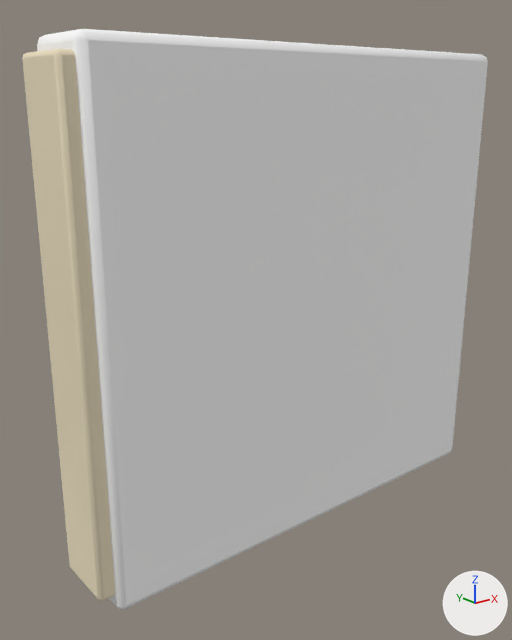
What one commit did to the Blender file assets/models/source/furniture/crate_book.blend.
Before and after are seen from a camera (50 mm lens) standing at (-0.1463, -0.162, 0.1354) and looking at (-0.0122, 0.0057, 0.0683). Lighting does not change. The marker at lower right points along +X, +Y and +Z. The older version comes first.

Names of what the first picture shows: 'Buchdeckel', 'Buchseiten'.
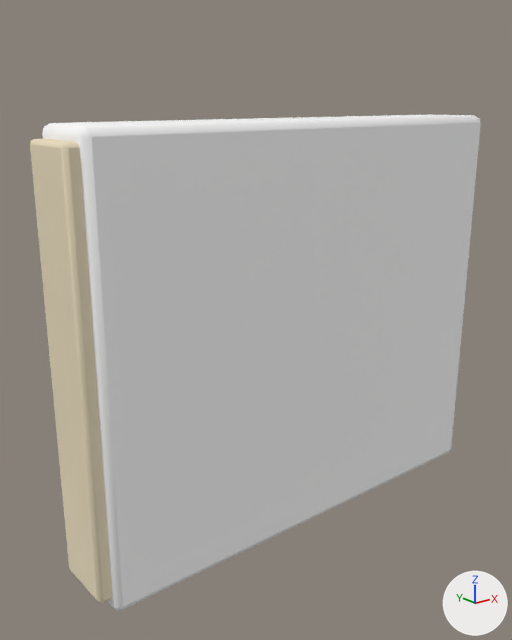
Pixel boxes (x1, y1, x2, y2) of what changed, in the pictures (512 x 640 px):
```json
{"object": "Buchdeckel", "change": "moved, rescaled", "before": [37, 29, 488, 610], "after": [42, 115, 481, 611], "on screen": "15% shorter"}
{"object": "Buchseiten", "change": "reshaped", "before": [22, 49, 115, 601], "after": [30, 138, 112, 603]}
```

The change, as JSON lines over the scene's bpy script:
```json
{"block": "me_buchdeckel", "where": "# used by ob_buchdeckel; location = (0.0, 0.0, 0.0)"}
{"op": "remove", "block": "me_buchdeckel", "code": "me_buchdeckel.from_pydata(...)  # 8 vertices, 6 faces; spans x -0.075..0.075, y -0.012..0.012, z -0.001..0.15"}
{"op": "add", "block": "me_buchdeckel", "code": "me_buchdeckel.from_pydata(...)  # 8 vertices, 6 faces; spans x -0.075..0.075, y -0.012..0.012, z 0.0..0.13"}
{"block": "me_buchdeckel", "change": "me_buchdeckel part 1: the whole mesh is scaled about the mesh origin by (1, 0.998, 0.866)"}
{"block": "me_buchseiten", "where": "# used by ob_buchseiten; location = (0.0, 0.0, 0.0)"}
{"op": "remove", "block": "me_buchseiten", "code": "me_buchseiten.from_pydata(...)  # 8 vertices, 6 faces; spans x -0.0791..0.0636, y -0.0103..0.0101, z 0.0043..0.1454"}
{"op": "add", "block": "me_buchseiten", "code": "me_buchseiten.from_pydata(...)  # 8 vertices, 6 faces; spans x -0.0792..0.0636, y -0.0101..0.0102, z 0.0038..0.1261"}
{"block": "me_buchseiten", "change": "me_buchseiten part 2"}
{"op": "set", "path": "me_buchseiten.vertices[0].co", "old": "(0.0636, -0.0101, 0.0043)", "new": "(0.0636, -0.01, 0.0039)"}
{"op": "set", "path": "me_buchseiten.vertices[1].co", "old": "(-0.0789, -0.0101, 0.0044)", "new": "(-0.0791, -0.01, 0.0038)"}
{"op": "set", "path": "me_buchseiten.vertices[2].co", "old": "(-0.0791, -0.0103, 0.1454)", "new": "(-0.0792, -0.0101, 0.126)"}
{"op": "set", "path": "me_buchseiten.vertices[3].co", "old": "(0.0634, -0.0102, 0.1454)", "new": "(0.0635, -0.01, 0.1261)"}
{"op": "set", "path": "me_buchseiten.vertices[4].co", "old": "(0.0636, 0.0101, 0.0043)", "new": "(0.0636, 0.0102, 0.0039)"}
{"op": "set", "path": "me_buchseiten.vertices[5].co", "old": "(0.0634, 0.0099, 0.1454)", "new": "(0.0635, 0.0102, 0.126)"}
{"op": "set", "path": "me_buchseiten.vertices[6].co", "old": "(-0.0791, 0.0099, 0.1454)", "new": "(-0.0792, 0.0101, 0.126)"}
{"op": "set", "path": "me_buchseiten.vertices[7].co", "old": "(-0.0789, 0.0101, 0.0044)", "new": "(-0.0791, 0.0101, 0.0038)"}
```
